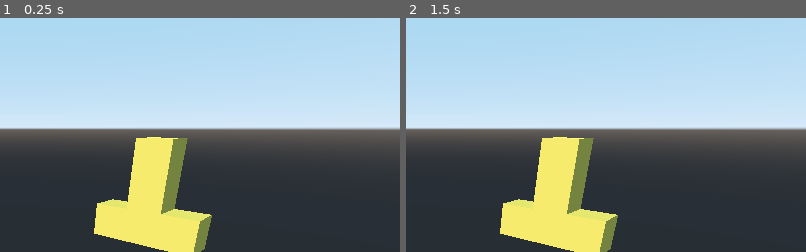
Above: before the commit, frames 1-2 (left to right).
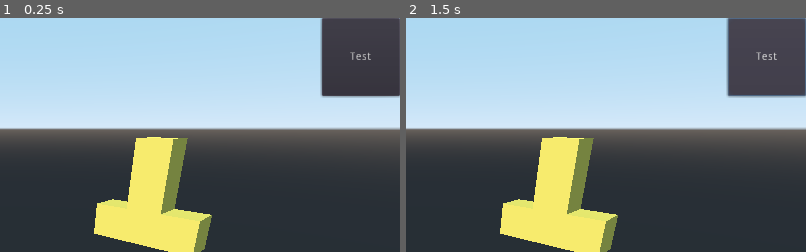
Above: after the commit, the same moments.

Repository: AngelOnFira/math-for-game-dev
Game: Godot game, scene res://Scenes/Main.tscn
The game is run twice, just before and just after one commit, with the same random seed, the same clock (stepped at 60 frames per second) and the same inputs.
Inputs (mouse positions are % of the whole screen's width and height, from its top left):
- Up to frame 1 (0.25 s): no input
- Up to frame 2 (1.5 s): click (95, 8) at 0.5 s, where only the run after the commit has a clickable "Test"; click (95, 8) at 1.25 s, where only the run after the commit has a clickable "Test"
The pictures show only the part of the screen within x 50-100%, y 0-50%; the shares and areas given below are measured in that part.

The runs differ from the first frame. In frame 1, 6.8% of the frame differs, in the area x 80-100%, y 0-35%; in frame 2, 6.8%.
Error after the commit: Invalid call. Nonexistent 'Transform' constructor. (res://Scripts/Main.gd:43)

Commit message:
Adding transforms

Diff:
--- a/assignment-1/Scenes/Main.tscn
+++ b/assignment-1/Scenes/Main.tscn
@@ -13,6 +13,8 @@
 script = ExtResource( 1 )
 
 [node name="Piece" parent="." instance=ExtResource( 2 )]
+
+[node name="Pieces" type="Spatial" parent="."]
 
 [node name="Camera" type="Camera" parent="."]
 transform = Transform( 0.724533, 0.238896, -0.646514, 0, 0.93801, 0.346608, 0.68924, -0.251129, 0.679619, -10, 2.746, 4 )
@@ -70,7 +72,19 @@
 margin_bottom = -4.0
 matrix_type = "rotate z"
 
+[node name="Accept" type="Button" parent="CanvasLayer"]
+anchor_left = 1.0
+anchor_right = 1.0
+margin_left = -100.0
+margin_bottom = 100.0
+rect_min_size = Vector2( 100, 100 )
+text = "Test"
+__meta__ = {
+"_edit_use_anchors_": false
+}
+
 [node name="MeshInstance" type="MeshInstance" parent="."]
 visible = false
 mesh = SubResource( 2 )
 material/0 = null
+[connection signal="pressed" from="CanvasLayer/Accept" to="." method="_on_Accept_pressed"]
--- a/assignment-1/Scripts/Main.gd
+++ b/assignment-1/Scripts/Main.gd
@@ -28,3 +28,22 @@
 
 	elif type == "rotate z":
 		$Piece.rotate_z(deg2rad(change))
+
+	var parent_transform = $Piece.get_global_transform()
+	print(parent_transform.basis)
+	print(parent_transform.origin)
+
+
+func _on_Accept_pressed():
+	var parent_transform = $Piece.get_global_transform()
+	print(parent_transform.basis)
+	print(parent_transform.origin)
+	for child in $Piece.get_children():
+		var child_transform = child.get_global_transform()
+		var new_child_transform = Transform(
+			parent_transform.basis.x
+		)
+		child.set_global_transform(new_child_transform)
+
+		child.get_parent().remove_child(child)
+		$Pieces.add_child(child)
--- a/assignment-1/Scripts/Matrix_Element.gd
+++ b/assignment-1/Scripts/Matrix_Element.gd
@@ -30,12 +30,11 @@
 		$HSlider.set_visible(false)
 
 func _on_HSlider_value_changed(value):
-	emit_signal("element_change", type, element, value, (value - last_val) * 90)
-	print(value - last_val)
-	last_val = value
+	if editable:
+		emit_signal("element_change", type, element, value, (value - last_val) * 90)
+		last_val = value
 
-	if editable:
-		if !(type in ["x", "y", "z"]):
+		if !(element in ["x", "y", "z"]):
 			for sibiling in get_parent().get_parent().theta:
 				sibiling.text = element + " " + String(value * 90)
 		else:
